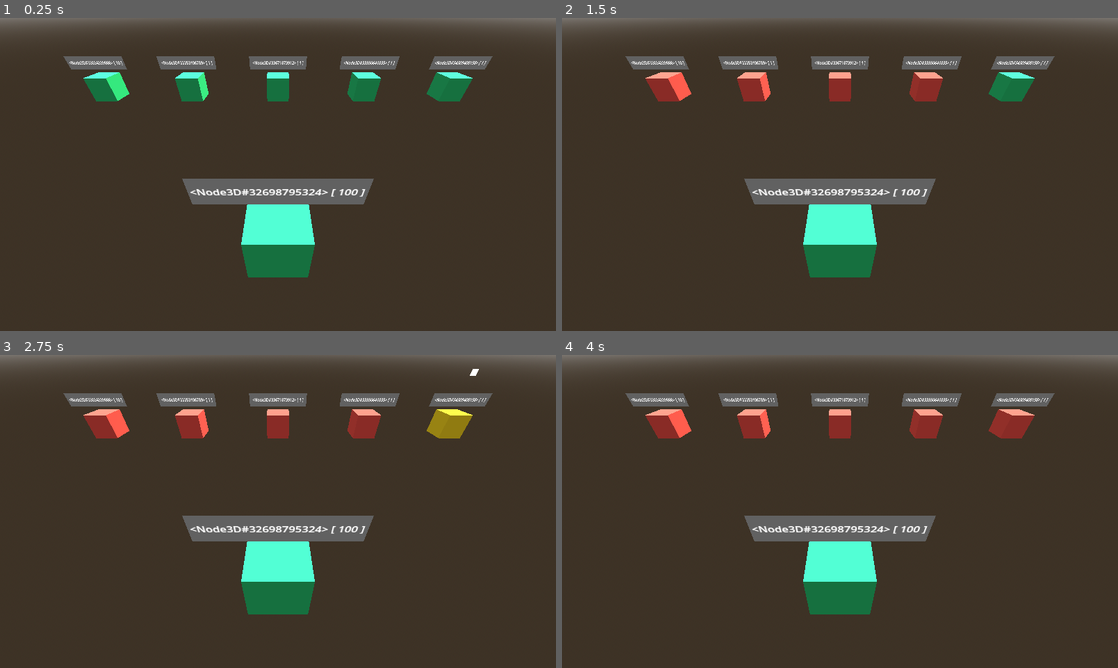
Above: before the commit, frames 1-4 (two rows, left to right).
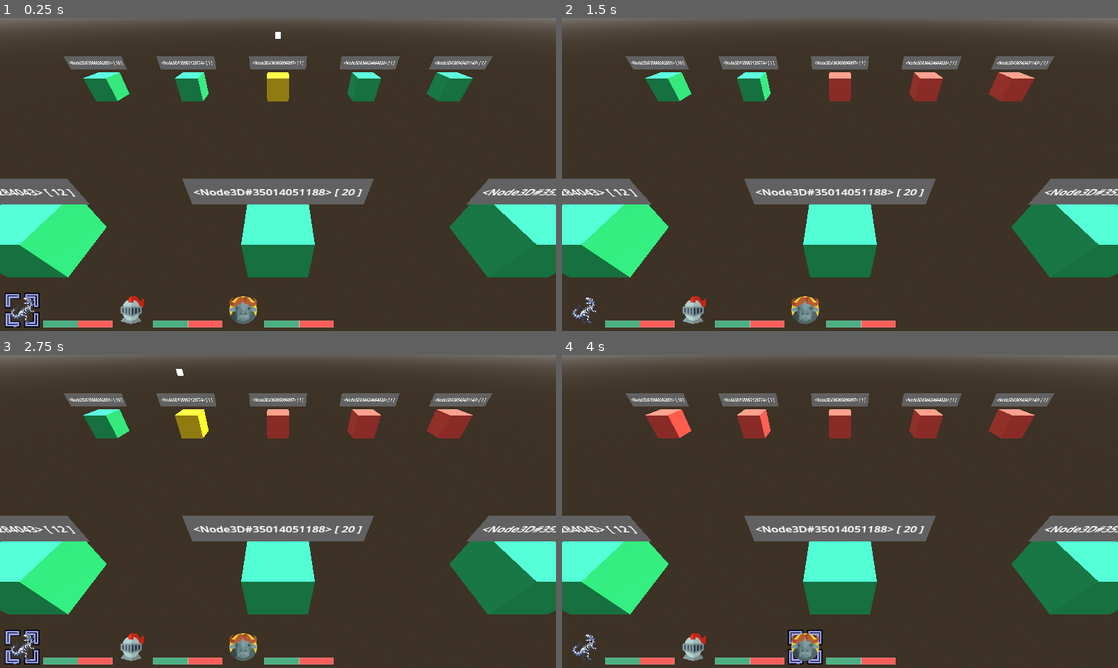
Above: after the commit, the same moments.

Repository: Comotcaiten/re_turnbase_project
Game: Godot game, scene res://test/level_testing.tscn
The game is run twice, just before and just after one commit, with the same random seed, the same clock (stepped at 60 frames per second) and the same inputs.
Inputs:
- Up to frame 1 (0.25 s): no input
- Up to frame 2 (1.5 s): tap Enter (ui_accept) at 0.5, 0.77, 1.25 s; hold Right (ui_right) 0.53-1.28 s; hold Left (ui_left) from 1.28 s (still down)
- Up to frame 3 (2.75 s): tap Enter (ui_accept) at 1.52 s; release Left (ui_left) at 2.03 s; hold Right (ui_right) from 2.03 s (still down)
- Up to frame 4 (4 s): tap Enter (ui_accept) at 2.75, 3.02, 3.5, 3.77 s; release Right (ui_right) at 3.53 s; hold Left (ui_left) from 3.53 s (still down)

The runs differ from the first frame. In frame 1, 13% of the frame differs, in the area x 0-100%, y 4-99%; in frame 2, 14%; in frame 3, 14%; in frame 4, 12%.

Commit message:
update icon == the hien cua cac uni cua player tren man hinh va fix lai mot chut loi o phan set target cua player va ai

Diff:
--- a/asset/character_base/UnitA.tres
+++ b/asset/character_base/UnitA.tres
@@ -1,6 +1,7 @@
-[gd_resource type="Resource" script_class="UnitBase" load_steps=6 format=3 uid="uid://o1an0vkac8ts"]
+[gd_resource type="Resource" script_class="UnitBase" load_steps=7 format=3 uid="uid://o1an0vkac8ts"]
 
 [ext_resource type="Script" path="res://src/base/UnitBase.gd" id="1_fikkm"]
+[ext_resource type="Texture2D" uid="uid://d2i1gfipacy4n" path="res://asset/image/dinosaur.png" id="1_x5gwp"]
 [ext_resource type="Script" path="res://src/base/SkillBase.gd" id="2_v317q"]
 [ext_resource type="Script" path="res://src/base/Stats.gd" id="3_rudpt"]
 [ext_resource type="Resource" uid="uid://cptyrxefu6b72" path="res://asset/skill_base/SkillBaseA.tres" id="3_y4gqh"]
@@ -16,6 +17,7 @@
 [resource]
 script = ExtResource("1_fikkm")
 name = "Unnamed Unit A"
+icon = ExtResource("1_x5gwp")
 id = ""
 element = 0
 stats = SubResource("Resource_vabut")
--- a/asset/character_base/UnitB.tres
+++ b/asset/character_base/UnitB.tres
@@ -1,6 +1,7 @@
-[gd_resource type="Resource" script_class="UnitBase" load_steps=6 format=3 uid="uid://dqyrr3gcn4eqt"]
+[gd_resource type="Resource" script_class="UnitBase" load_steps=7 format=3 uid="uid://dqyrr3gcn4eqt"]
 
 [ext_resource type="Script" path="res://src/base/UnitBase.gd" id="1_afnyd"]
+[ext_resource type="Texture2D" uid="uid://bv5ad2fpq5ixv" path="res://asset/image/knight.png" id="1_s3pns"]
 [ext_resource type="Script" path="res://src/base/SkillBase.gd" id="2_tmc3t"]
 [ext_resource type="Resource" uid="uid://cptyrxefu6b72" path="res://asset/skill_base/SkillBaseA.tres" id="3_fbjng"]
 [ext_resource type="Script" path="res://src/base/Stats.gd" id="3_hu8we"]
@@ -16,6 +17,7 @@
 [resource]
 script = ExtResource("1_afnyd")
 name = "Unnamed Unit B"
+icon = ExtResource("1_s3pns")
 id = ""
 element = 0
 stats = SubResource("Resource_gkax5")
--- /dev/null
+++ b/asset/character_base/UnitC.tres
@@ -0,0 +1,14 @@
+[gd_resource type="Resource" script_class="UnitBase" load_steps=5 format=3 uid="uid://c6sv8yjf5c7yd"]
+
+[ext_resource type="Texture2D" uid="uid://dwoc1cs4ee1is" path="res://asset/image/buffalo.png" id="1_2wt2p"]
+[ext_resource type="Script" path="res://src/base/UnitBase.gd" id="1_b1l03"]
+[ext_resource type="Script" path="res://src/base/SkillBase.gd" id="2_bhluc"]
+[ext_resource type="Resource" uid="uid://cptyrxefu6b72" path="res://asset/skill_base/SkillBaseA.tres" id="4_ng10p"]
+
+[resource]
+script = ExtResource("1_b1l03")
+name = "Unnamed Unit C"
+icon = ExtResource("1_2wt2p")
+id = ""
+element = 1
+skills = Array[ExtResource("2_bhluc")]([ExtResource("4_ng10p")])
--- a/asset/skill_base/SkillBaseA.tres
+++ b/asset/skill_base/SkillBaseA.tres
@@ -23,6 +23,6 @@
 id = "SB001"
 element = 0
 target_type = 1
-target_mode = 2
+target_mode = 1
 target_fainted = 2
 components = Array[ExtResource("1_5b0ix")]([SubResource("Resource_c2pod")])
--- a/src/base/SkillBase.gd
+++ b/src/base/SkillBase.gd
@@ -5,6 +5,8 @@
 @export var name: String
 @export var id: String
 @export var element: Element.Type
+
+@export var icon: Texture2D = null
 
 @export_group("Target")
 enum TargetType {SELF, ENEMY, ALLY, ANY}
--- a/src/base/UnitBase.gd
+++ b/src/base/UnitBase.gd
@@ -3,10 +3,16 @@
 class_name UnitBase
 
 @export var name: String = "Unnamed Unit"
+@export var icon: Texture2D = null
 @export var id: String
 @export var element: Element.Type
-@export var stats: Stats
+@export var stats: Stats = null:
+	get:
+		if stats == null:
+			return Stats.new()
+		return stats
 @export var skills: Array[SkillBase] = []
+
 
 # Hàm khởi tạo cho phép dễ dàng tạo mới một Unit
 # func _init(_name: String = "Unnamed Unit", _stats: Stats = null, _element: Element.Type = Element.Type, _skills: Array[SkillBase] = []):
--- a/src/controllers/SkillController.gd
+++ b/src/controllers/SkillController.gd
@@ -7,6 +7,7 @@
 var state: State = State.START
 
 var current_index: int
+var current_target_filter: int
 var current_skill: SkillModel
 
 var current_target: int
@@ -55,8 +56,10 @@
 
 	set_index_skill(0, unit)
 	set_group_targets_available(unit)
-	set_current_target(0)
+	var middle: int = int(group_targets_available.size() / 2.0)
+	set_current_target(middle)
 	set_group_targets_select()
+	refactored_slelcted_by_skill()
 
 	if unit.is_player:
 		print("Selecting skill...")
@@ -134,13 +137,13 @@
 
 func perform_handle_select_target():
 	if Input.is_action_just_pressed("ui_left"):
-		set_current_target(current_target - 1)
+		set_current_target(current_target_filter - 1)
 		set_group_targets_select()
 		refactored_slelcted_by_skill()
 		print("Skill controller >> Select target >> Left >> ", current_target, " >> ", group_targets_select)
 		return
 	if Input.is_action_just_pressed("ui_right"):
-		set_current_target(current_target + 1)
+		set_current_target(current_target_filter + 1)
 		set_group_targets_select()
 		refactored_slelcted_by_skill()
 		print("Skill controller >> Select target >> Right >> ", current_target, " >> ", group_targets_select)
@@ -172,7 +175,8 @@
 		value = group_targets_available_filter.size() - 1
 	if value >= group_targets_available_filter.size():
 		value = 0
-	current_target = group_targets_available.find(group_targets_available_filter[value])
+	current_target_filter = value
+	current_target = group_targets_available.find(group_targets_available_filter[current_target_filter])
 	return
 
 func set_group_targets_available(unit: UnitModel):
@@ -236,9 +240,10 @@
 	return current_skill
 
 func get_random_current_target() -> int:
-	if group_targets_available.is_empty():
+	if group_targets_available.is_empty() or group_targets_available.size() <= 0:
 		return 0
-	return randi() % group_targets_available.size()
+	var index: int = randi() % group_targets_available.size()
+	return group_targets_available.find(group_targets_available[index])
 
 func refesh():
 	refactored_unslelcted_by_skill()
@@ -246,6 +251,7 @@
 	current_index = 0
 	current_skill = null
 	current_target = 0
+	current_target_filter = 0
 
 	group_targets_available = []
 	group_targets_available_filter = []
--- a/src/controllers/UnitGroupController.gd
+++ b/src/controllers/UnitGroupController.gd
@@ -52,22 +52,6 @@
 			all_units.append_array(group_model.group)
 	return all_units
 
-func get_all_units_and_filter_fainted(is_fainted: bool = false) -> Array[UnitModel]:
-	var all_units: Array[UnitModel]
-	for group_model in maps_groups.get_all_values():
-		if group_model is UnitGroupModel and group_model != null:
-			all_units.append_array(group_model.group)
-	all_units.filter(func(x):
-		x.is_fainted = is_fainted)
-	return all_units
-
-func get_keys_group_is_player(is_player: bool = true) -> String:
-	for keys in maps_groups.get_all_keys():
-		var group_model: UnitGroupModel = maps_groups.get_value(keys) as UnitGroupModel
-		if group_model != null and group_model.is_player == is_player:
-			return keys
-	return ""
-
 func get_group_is_ally(unit: UnitModel) -> Array[UnitModel]:
 	for group_model in maps_groups.get_all_values():
 		if group_model is UnitGroupModel and group_model != null and unit in group_model.group:
@@ -80,16 +64,10 @@
 			return group_model.group
 	return []
 
-func is_unit_in_any_group(unit: UnitModel):
-	for group in maps_groups.get_all_values():
-		if unit in group:
-			return true
-	return false
-
-func find_group_of_unit(unit: UnitModel):
-	for key in maps_groups.get_all_keys():
-		if unit in maps_groups[key]:
-			return key
+func get_group_is_player() -> UnitGroupModel:
+	for group_model in maps_groups.get_all_values():
+		if group_model is UnitGroupModel and group_model != null and group_model.is_player:
+			return group_model
 	return
 
 func filter_is_fainted(group: Array[UnitModel] = [], is_fainted: bool = false) -> Array[UnitModel]:
--- a/src/models/UnitModel.gd
+++ b/src/models/UnitModel.gd
@@ -5,6 +5,7 @@
 var node: UnitNode3D
 
 var name: String
+var icon: Texture2D
 var id: String
 var level: int
 var element: Element.Type
@@ -24,51 +25,52 @@
 var health: int
 var mp: int
 var max_health: int:
-    get:
-        return get_stats(Stats.Type.HP)
+	get:
+		return get_stats(Stats.Type.HP)
 var max_mp: int:
-    get:
-        return get_stats(Stats.Type.MP)
+	get:
+		return get_stats(Stats.Type.MP)
 var attack: int:
-    get:
-        return get_stats(Stats.Type.ATTACK)
+	get:
+		return get_stats(Stats.Type.ATTACK)
 var defense: int:
-    get:
-        return get_stats(Stats.Type.DEFENSE)
+	get:
+		return get_stats(Stats.Type.DEFENSE)
 var speed: int:
-    get:
-        return get_stats(Stats.Type.SPEED)
+	get:
+		return get_stats(Stats.Type.SPEED)
 
 func _init(_base: UnitBase, _level: int):
-    base = _base
-    name = _base.name
-    level = _level
-    element = _base.element
-    stats_base = _base.stats
+	base = _base
+	name = _base.name
+	icon = _base.icon
+	level = _level
+	element = _base.element
+	stats_base = _base.stats
 
-    health = max_health
-    mp = max_mp
+	health = max_health
+	mp = max_mp
 
-    for skill in _base.skills:
-        if skill is SkillBase:
-            skills.append(SkillModel.new(skill))
-    pass
+	for skill in _base.skills:
+		if skill is SkillBase:
+			skills.append(SkillModel.new(skill))
+	pass
 
 # Get
 func get_stats(_stat: Stats.Type) -> int:
-    var amount_base = stats_base.get_stats(_stat) * 1.0
-    var amount_modified = stats_modified.get_stats(_stat) * 1.0
-    return int(((amount_base + (amount_modified + amount_base)) / 100.0) * level)
+	var amount_base = stats_base.get_stats(_stat) * 1.0
+	var amount_modified = stats_modified.get_stats(_stat) * 1.0
+	return int(((amount_base + (amount_modified + amount_base)) / 100.0) * level)
 
 func get_skill(index: int):
-    if index >= skills.size() or index < 0:
-        return
-    return skills[index]
+	if index >= skills.size() or index < 0:
+		return
+	return skills[index]
 
 # Set
 func set_node_3d(_node: UnitNode3D):
-    node = _node
-    pass
+	node = _node
+	pass
 
 # Modify
 
@@ -77,29 +79,29 @@
 # Action / Event
 
 func before_turn():
-    pass
+	pass
 
 func after_turn():
-    pass
+	pass
 
 func take_damage(damage_model: DamageModel = null):
-    if damage_model == null:
-        return false
-    var damage: int = damage_model.get_damage()
-    set_hp_by_damage(damage)
+	if damage_model == null:
+		return false
+	var damage: int = damage_model.get_damage()
+	set_hp_by_damage(damage)
 
-    update_node()
+	update_node()
 
-    print("UnitModel >> Take damage >> ", damage, " DMG", " >> ", name, " >> ", health, "/", max_health)
-    return
+	print("UnitModel >> Take damage >> ", damage, " DMG", " >> ", name, " >> ", health, "/", max_health)
+	return
 
 func set_hp_by_damage(value: int):
-    health = max(0, min(max_health, health - value))
-    if health <= 0:
-        is_fainted = true
-    return
+	health = max(0, min(max_health, health - value))
+	if health <= 0:
+		is_fainted = true
+	return
 
 func update_node():
-    if node == null:
-        return
-    node.update()
+	if node == null:
+		return
+	node.update()
--- a/src/system/BattleSystem.gd
+++ b/src/system/BattleSystem.gd
@@ -11,6 +11,15 @@
 
 @export var player_group: UnitGroupModel
 @export var enemy_group: UnitGroupModel
+
+# @export var icon_unit_in_battle: IconUnitInBattle
+
+@export var icons_unit_in_battle: Array[IconUnitInBattle]
+
+var map_icon_unit_in_battle: Maps = Maps.new(
+	typeof(UnitModel),
+	typeof(IconUnitInBattle)
+)
 
 var state: State
 
@@ -26,6 +35,10 @@
 	pass
 
 func initialized():
+
+	for icon_unit_in_battle in icons_unit_in_battle:
+		icon_unit_in_battle.visible = false
+
 	if turn_controller == null:
 		turn_controller = TurnController.new()
 	turn_controller.initialized(self)
@@ -37,6 +50,14 @@
 	group_controller.initialized(self)
 
 	turn_controller.set_up()
+
+	# icon_unit_in_battle.visible = false
+	var group_is_player: Array[UnitModel] = group_controller.get_group_is_player().group
+	for unit_index in range(0, group_is_player.size()):
+		map_icon_unit_in_battle.add(group_is_player[unit_index], icons_unit_in_battle[unit_index])
+		icons_unit_in_battle[unit_index].visible = true
+		if group_is_player[unit_index].icon != null:
+			icons_unit_in_battle[unit_index].icon.texture = group_is_player[unit_index].icon
 
 func play():
 	if turn_controller == null or skill_controller == null or group_controller == null:
@@ -74,6 +95,8 @@
 	if group_controller.is_one_group_fainted():
 		change_state(State.END)
 		return
+	if map_icon_unit_in_battle.has(turn_controller.current_unit):
+		map_icon_unit_in_battle.get_value(turn_controller.current_unit).sprite_container.visible = false
 	turn_controller.get_next_turn()
 	change_state(State.UNITTURN)
 
@@ -82,9 +105,14 @@
 	# Logic to manage player's turn
 	if turn_controller.current_unit in player_group.group:
 		print("Player")
+		# icon_unit_in_battle.visible = true
+		# if turn_controller.current_unit.icon != null:
+		# 	icon_unit_in_battle.icon.texture = turn_controller.current_unit.icon
+		map_icon_unit_in_battle.get_value(turn_controller.current_unit).sprite_container.visible = true
 		change_state(State.SELECTSKILL)
 		return
 	print("Enemy")
+	# icon_unit_in_battle.visible = false
 	change_state(State.AIACTION)
 
 func handle_ai_action():
--- a/src/utils/HPBar.gd
+++ b/src/utils/HPBar.gd
@@ -4,9 +4,9 @@
 
 @export var progress_bar: ProgressBar
 
-@export var unit: UnitModel
+# @export var unit: UnitModel = null
 
-func update_hp():
-  if unit == null:
-    return
-  progress_bar.value = int(((unit.health * 1.0) / max(1.0, unit.max_health * 1.0) * 100.0))
+# func update_hp():
+# 	if unit == null:
+# 		return
+# 	progress_bar.value = int(((unit.health * 1.0) / max(1.0, unit.max_health * 1.0) * 100.0))
--- /dev/null
+++ b/src/utils/IconUnitInBattle.gd
@@ -0,0 +1,11 @@
+extends Node
+
+class_name IconUnitInBattle
+
+@export var icon: Sprite2D = null
+
+@export var sprite_container: Sprite2D = null
+
+func _ready():
+  sprite_container.visible = false
+  pass
--- /dev/null
+++ b/test/icon_unit_in_battle.tscn
@@ -0,0 +1,50 @@
+[gd_scene load_steps=6 format=3 uid="uid://mhoa1fqdlaqa"]
+
+[ext_resource type="Texture2D" uid="uid://c1s7om7xmg74" path="res://asset/image/icon_target.png" id="1_2mfas"]
+[ext_resource type="Script" path="res://src/utils/IconUnitInBattle.gd" id="1_xcsbb"]
+[ext_resource type="Texture2D" uid="uid://d2i1gfipacy4n" path="res://asset/image/dinosaur.png" id="3_qqrmu"]
+
+[sub_resource type="StyleBoxFlat" id="StyleBoxFlat_hpm5o"]
+bg_color = Color(0.974944, 0.368288, 0.35166, 1)
+border_width_left = 1
+border_width_top = 1
+border_width_right = 1
+border_width_bottom = 1
+border_blend = true
+
+[sub_resource type="StyleBoxFlat" id="StyleBoxFlat_rfkto"]
+bg_color = Color(0.292751, 0.68701, 0.514987, 1)
+border_width_left = 1
+border_width_top = 1
+border_width_right = 1
+border_width_bottom = 1
+border_blend = true
+
+[node name="IconUnitInBattle" type="Node2D" node_paths=PackedStringArray("icon", "sprite_container")]
+script = ExtResource("1_xcsbb")
+icon = NodePath("Icon")
+sprite_container = NodePath("Sprite2D_Container")
+
+[node name="Sprite2D_Container" type="Sprite2D" parent="."]
+texture_filter = 1
+position = Vector2(-1.90735e-06, 1.90735e-06)
+scale = Vector2(1.25, 1.25)
+texture = ExtResource("1_2mfas")
+
+[node name="Icon" type="Sprite2D" parent="."]
+texture_filter = 1
+texture = ExtResource("3_qqrmu")
+
+[node name="ProgressBarHP" type="ProgressBar" parent="."]
+anchors_preset = 9
+anchor_bottom = 1.0
+offset_left = 48.0
+offset_top = 24.0
+offset_right = 208.0
+offset_bottom = 40.0
+grow_vertical = 2
+size_flags_horizontal = 0
+theme_override_styles/background = SubResource("StyleBoxFlat_hpm5o")
+theme_override_styles/fill = SubResource("StyleBoxFlat_rfkto")
+value = 50.0
+show_percentage = false
--- a/test/level_testing.tscn
+++ b/test/level_testing.tscn
@@ -8,6 +8,8 @@
 [ext_resource type="Script" path="res://src/nodes/UnitNode.gd" id="6_ug2mc"]
 [ext_resource type="Resource" uid="uid://o1an0vkac8ts" path="res://asset/character_base/UnitA.tres" id="7_t2gf5"]
 [ext_resource type="Resource" uid="uid://dqyrr3gcn4eqt" path="res://asset/character_base/UnitB.tres" id="8_j8ikc"]
+[ext_resource type="Resource" uid="uid://c6sv8yjf5c7yd" path="res://asset/character_base/UnitC.tres" id="9_e21yt"]
+[ext_resource type="PackedScene" uid="uid://mhoa1fqdlaqa" path="res://test/icon_unit_in_battle.tscn" id="9_rvg8n"]
 
 [sub_resource type="ProceduralSkyMaterial" id="ProceduralSkyMaterial_dnusm"]
 sky_horizon_color = Color(0.64625, 0.65575, 0.67075, 1)
@@ -24,7 +26,19 @@
 [sub_resource type="Resource" id="Resource_i2i4n"]
 script = ExtResource("6_ug2mc")
 base = ExtResource("7_t2gf5")
-level = 100
+level = 12
+is_player = true
+
+[sub_resource type="Resource" id="Resource_eed80"]
+script = ExtResource("6_ug2mc")
+base = ExtResource("8_j8ikc")
+level = 20
+is_player = true
+
+[sub_resource type="Resource" id="Resource_ta7x3"]
+script = ExtResource("6_ug2mc")
+base = ExtResource("9_e21yt")
+level = 16
 is_player = true
 
 [sub_resource type="Resource" id="Resource_jwb2r"]
@@ -57,13 +71,14 @@
 level = 1
 is_player = true
 
-[node name="LevelTesting" type="Node3D" node_paths=PackedStringArray("turn_controller", "skill_controller", "group_controller", "player_group", "enemy_group")]
+[node name="LevelTesting" type="Node3D" node_paths=PackedStringArray("turn_controller", "skill_controller", "group_controller", "player_group", "enemy_group", "icons_unit_in_battle")]
 script = ExtResource("1_ofsmf")
 turn_controller = NodePath("TurnController")
 skill_controller = NodePath("SkillController")
 group_controller = NodePath("GameArea/UnitGroupController")
 player_group = NodePath("GameArea/UnitGroupController/UnitGroupPlayer")
 enemy_group = NodePath("GameArea/UnitGroupController/UnitGroupEnemy")
+icons_unit_in_battle = [NodePath("Control/IconUnitInBattle"), NodePath("Control/IconUnitInBattle2"), NodePath("Control/IconUnitInBattle3"), NodePath("Control/IconUnitInBattle4")]
 
 [node name="WorldEnvironment" type="WorldEnvironment" parent="."]
 environment = SubResource("Environment_dfoiw")
@@ -86,7 +101,7 @@
 [node name="UnitGroupPlayer" type="Node3D" parent="GameArea/UnitGroupController"]
 transform = Transform3D(1, 0, 0, 0, 1, 0, 0, 0, 1, 0, 0, 4)
 script = ExtResource("2_vndew")
-data_unit_node = Array[ExtResource("6_ug2mc")]([SubResource("Resource_i2i4n")])
+data_unit_node = Array[ExtResource("6_ug2mc")]([SubResource("Resource_i2i4n"), SubResource("Resource_eed80"), SubResource("Resource_ta7x3")])
 
 [node name="UnitGroupEnemy" type="Node3D" parent="GameArea/UnitGroupController"]
 transform = Transform3D(1, 0, 0, 0, 1, 0, 0, 0, 1, 0, 0, -4)
@@ -96,3 +111,24 @@
 
 [node name="Camera3D" type="Camera3D" parent="."]
 transform = Transform3D(1, 0, 0, 0, 0.766044, 0.642788, 0, -0.642788, 0.766044, 0, 3, 6)
+
+[node name="Control" type="Control" parent="."]
+layout_mode = 3
+anchors_preset = 15
+anchor_right = 1.0
+anchor_bottom = 1.0
+grow_horizontal = 2
+grow_vertical = 2
+metadata/_edit_use_anchors_ = true
+
+[node name="IconUnitInBattle" parent="Control" instance=ExtResource("9_rvg8n")]
+position = Vector2(51, 672)
+
+[node name="IconUnitInBattle2" parent="Control" instance=ExtResource("9_rvg8n")]
+position = Vector2(304, 672)
+
+[node name="IconUnitInBattle3" parent="Control" instance=ExtResource("9_rvg8n")]
+position = Vector2(560, 672)
+
+[node name="IconUnitInBattle4" parent="Control" instance=ExtResource("9_rvg8n")]
+position = Vector2(816, 672)
Binary file added: asset/image/buffalo.png
Not shown, added: asset/image/buffalo.png.import
Binary file added: asset/image/dinosaur.png
Not shown, changed: asset/image/dinosaur.png.import
Binary file added: asset/image/dragon.png
Not shown, added: asset/image/dragon.png.import
Renamed: asset/icon_target.png -> asset/image/icon_target.png
Not shown, added: asset/image/icon_target.png.import
Binary file added: asset/image/knight.png
Not shown, added: asset/image/knight.png.import
Not shown: 1 places in test/level_testing.tscn that only renumber resources
